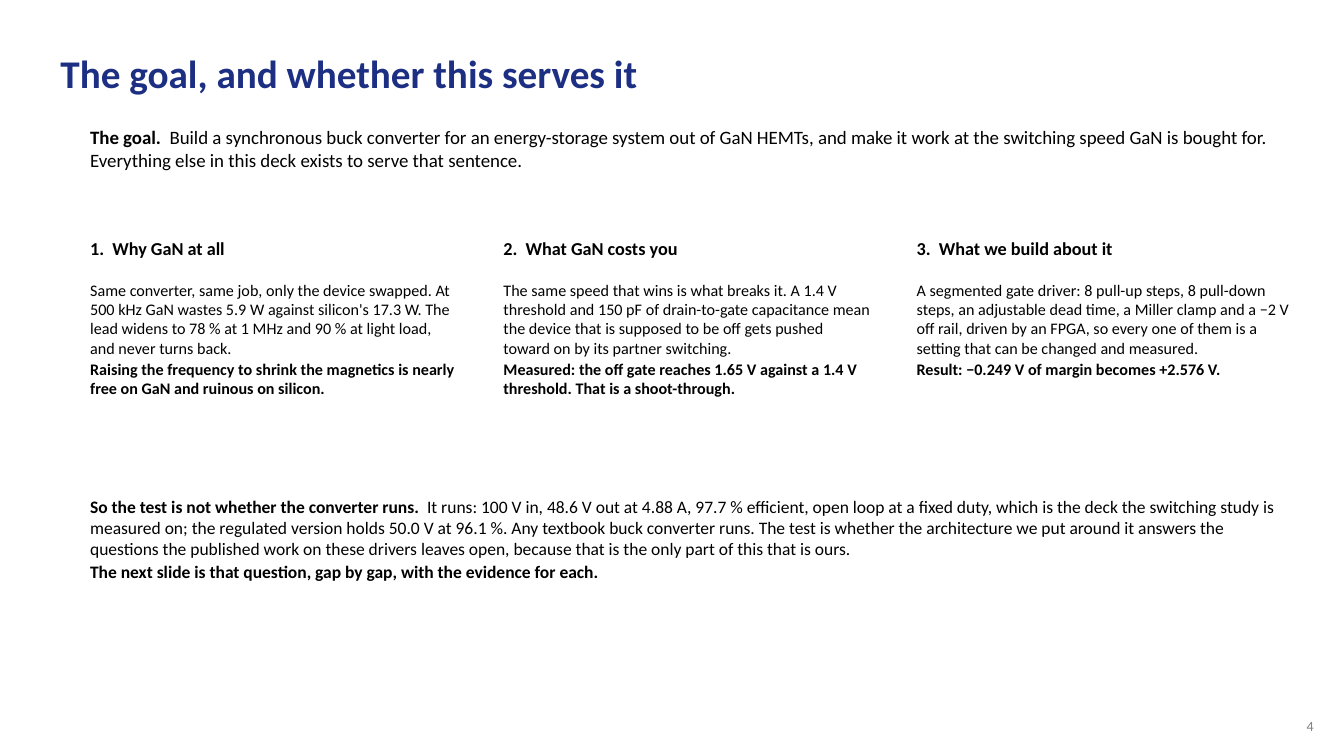
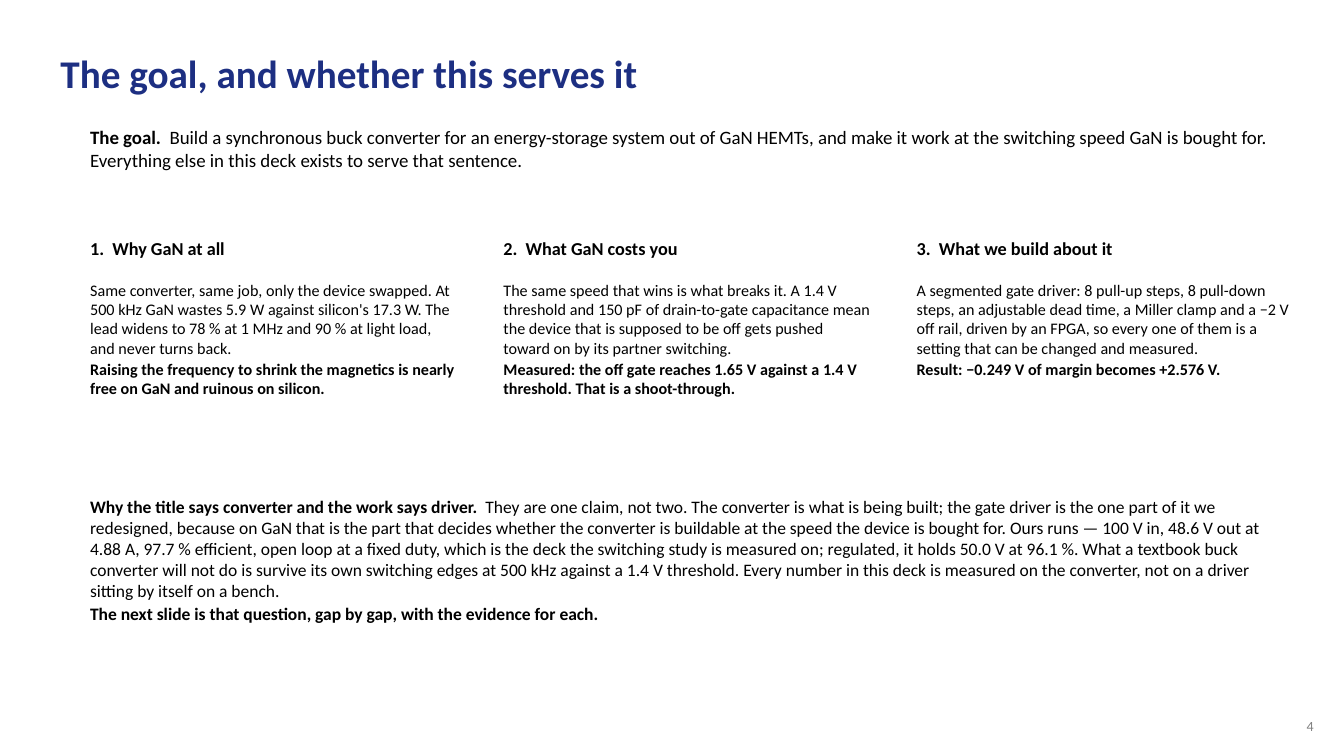
Before and after one commit to Amritha902/gan-driver, a slide deck: slide 4 of review/GaN_Review1_BACKUP.pptx. Drawn at 1344x756 pixels with LibreOffice and Linux fonts; fonts in the diff are those of the drawing. Boxes give left, top, right and bottom in pixels: in the first picture for what was removed or moved away, otherwise in the second. Text is boxed around its words. In the diff, an @@ line names an element or a change of style, - is before the commit and + after.

```diff
--- a/review/GaN_Review1_BACKUP.pptx
+++ b/review/GaN_Review1_BACKUP.pptx
@@ text at [90,500,1259,600]: text changed @@
-So the test is not whether the converter runs. It runs: 100 V in, 48.6 V out at 4.88 A, 97.7 % efficient, open loop at a fixed duty, which is the deck the switching study is measured on; the regulated version holds 50.0 V at 96.1 %. Any textbook buck converter runs. The test is whether the architecture we put around it answers the questions the published work on these drivers leaves open, because that is the only part of this that is ours.
+Why the title says converter and the work says driver. They are one claim, not two. The converter is what is being built; the gate driver is the one part of it we redesigned, because on GaN that is the part that decides whether the converter is buildable at the speed the device is bought for. Ours runs — 100 V in, 48.6 V out at 4.88 A, 97.7 % efficient, open loop at a fixed duty, which is the deck the switching study is measured on; regulated, it holds 50.0 V at 96.1 %. What a textbook buck converter will not do is survive its own switching edges at 500 kHz against a 1.4 V threshold. Every number in this deck is measured on the converter, not on a driver sitting by itself on a bench.
```
Also in this commit, not shown: 6 other files.
